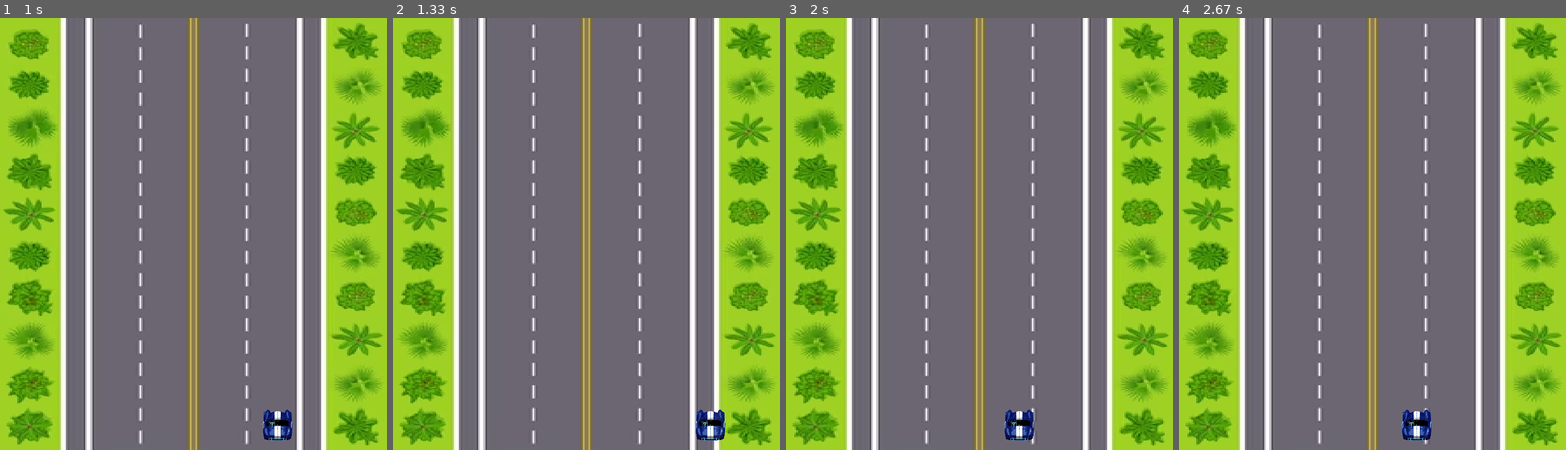
Above: before the commit, frames 1-4 (left to right).
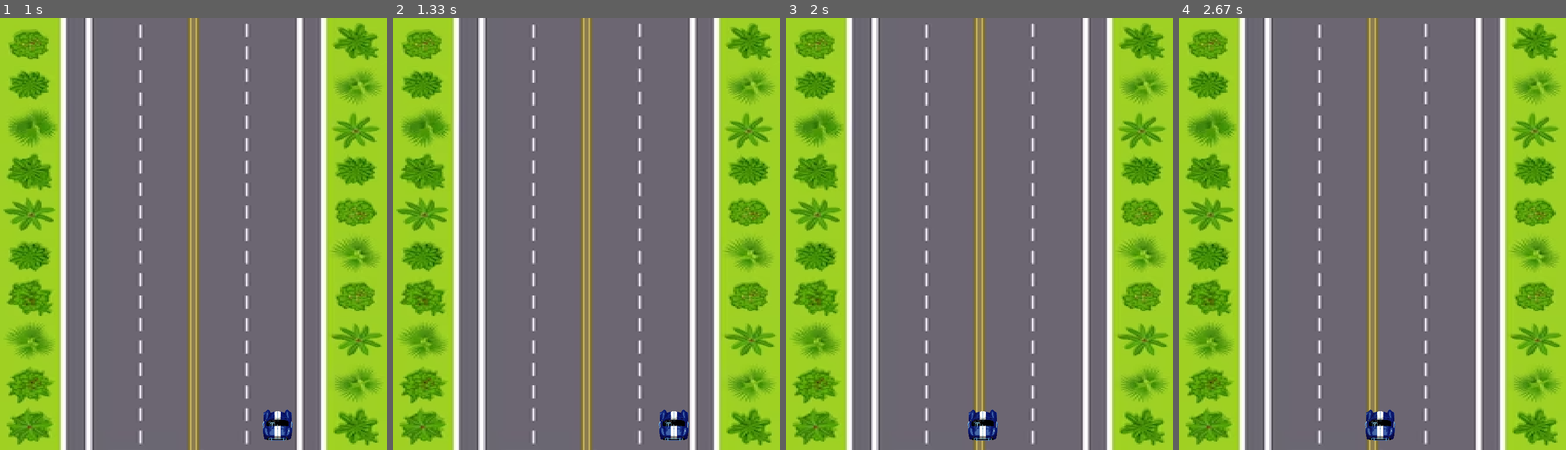
Above: after the commit, the same moments.

Repository: Bruno-Franzo/Pygame.carrinho
Game: pygame game, started from OJOGO.py
Same seed, same stepped clock (60 frames per second), same inputs: the game is played once before the commit and once after it.
Inputs:
- Up to frame 1 (1 s): hold Right 0.33-0.8 s; hold Right from 0.83 s (still down)
- Up to frame 2 (1.33 s): release Right at 1.3 s
- Up to frame 3 (2 s): hold Left 1.33-1.87 s; hold Left from 1.9 s (still down)
- Up to frame 4 (2.67 s): release Left at 2.3 s; hold Right from 2.33 s (still down)

Frame 1 is identical in both runs. In frame 2, 1.0% of the frame differs, in the area x 68-86%, y 90-98%; in frame 3, 1.0%, in the area x 46-65%, y 90-98%; in frame 4, 1.0%.

Commit message:
ajustando bordas

Diff:
--- a/OJOGO.py
+++ b/OJOGO.py
@@ -41,10 +41,10 @@
         self.rect.x += self.speedx
 
         # Mantem dentro da tela
-        if self.rect.right > WIDTH:
-            self.rect.right = WIDTH
-        if self.rect.left < 0:
-            self.rect.left = 0
+        if self.rect.right > WIDTH - 160:
+            self.rect.right = WIDTH - 160
+        if self.rect.left < 160:
+            self.rect.left = 160
 
 
 # Variavel para o ajuste de framerate
